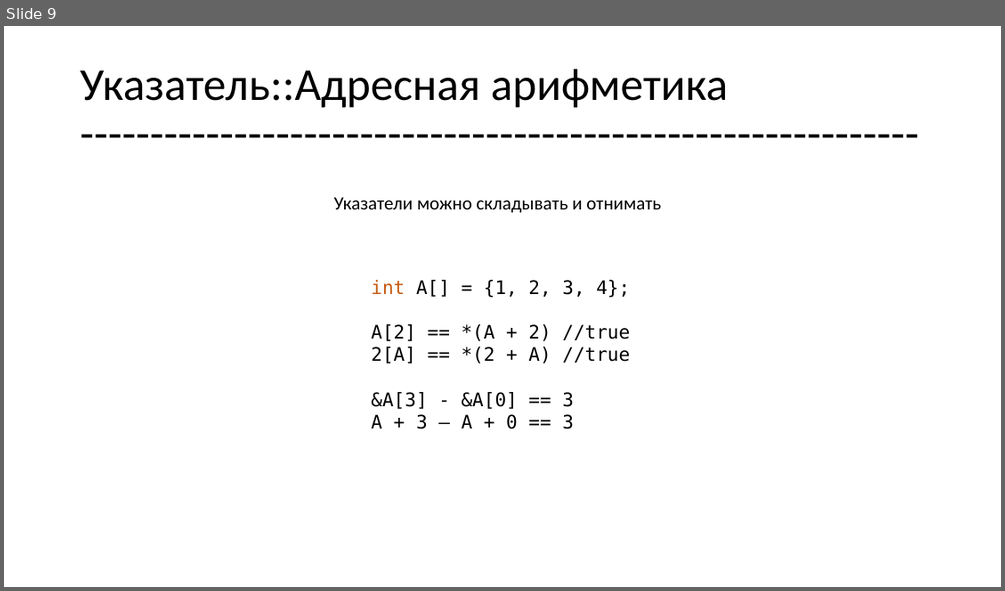
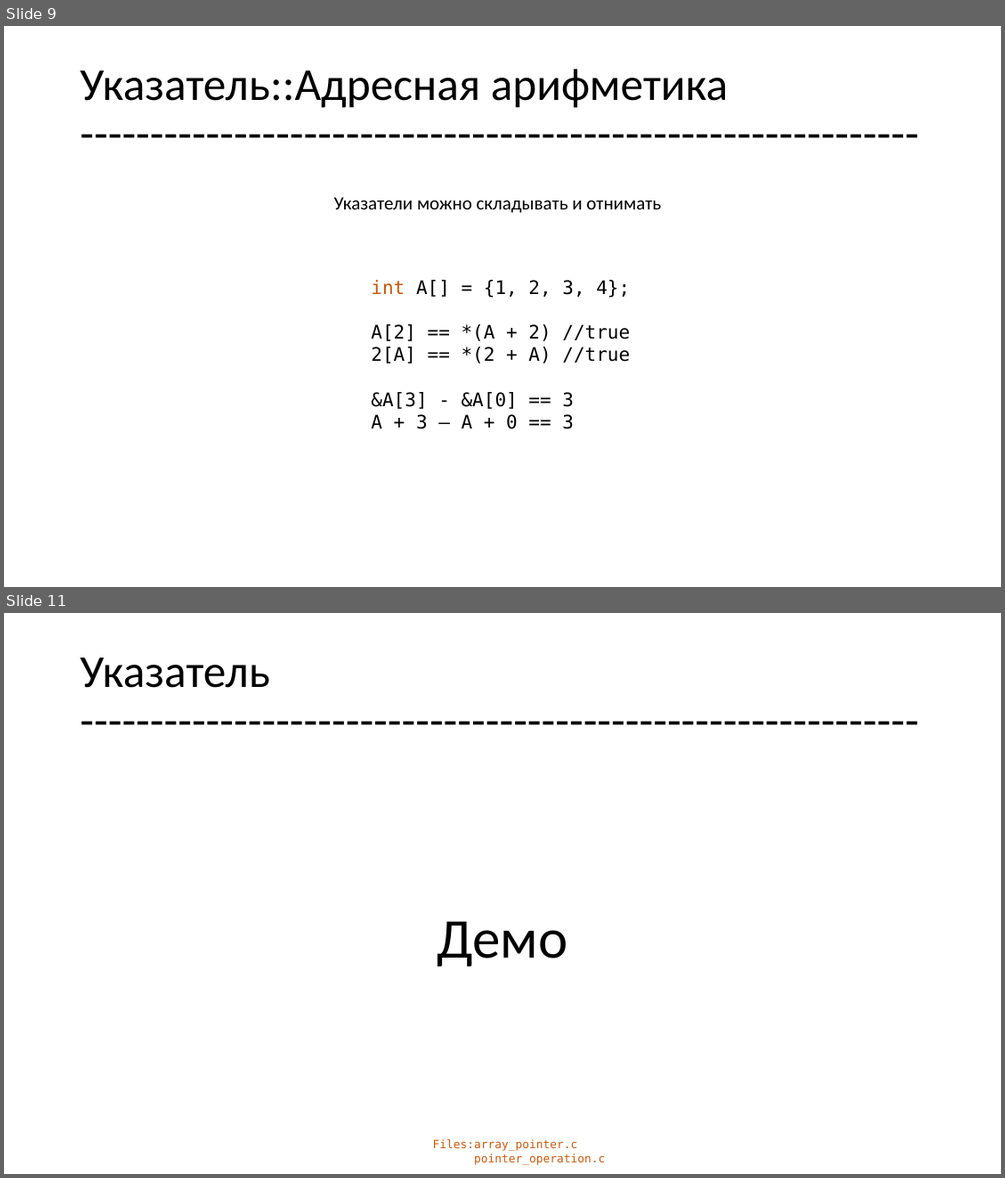
Before and after one commit to geeknik96/CLec, a slide deck: lec3/lec3.pptx. Shown one above the other, each under a label of ours: slide 9 before the commit, slides 9 and 11 after it; the slides between them are not shown. The pictures are 1005x591 and 1005x1178 pixels, drawn with LibreOffice and Linux fonts; fonts in the diff are those of the drawing. Boxes give left, top, right and bottom in pixels: in the first picture for what was removed or moved away, otherwise in the second. Text is boxed around its words. In the diff, an @@ line names an element or a change of style, - is before the commit and + after.

```diff
--- a/lec3/lec3.pptx
+++ b/lec3/lec3.pptx
@@ slide 11 added at [4, 613, 1001, 1174], background #FFFFFF @@
@@ title added at [80, 657, 270, 688], 44 pt, text #000000 @@
+Указатель
+------------------------------------------------------------
@@ text added at [437, 921, 568, 966], 54 pt, text #000000 @@
+Демо
@@ text added at [433, 1139, 605, 1165], 11 pt, text #C55A11 @@
+Files:array_pointer.c
+pointer_operation.c
```
Also in this commit, not shown: 1 slide changed, 15 other slides added, 22 other files.
